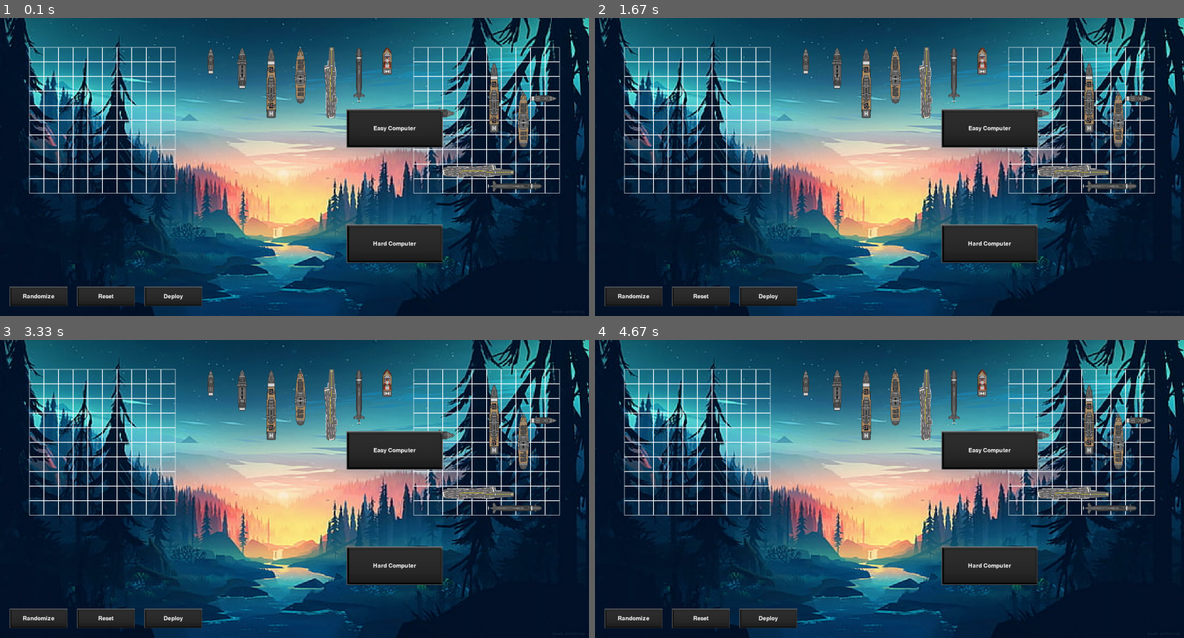
Above: before the commit, frames 1-4 (two rows, left to right).
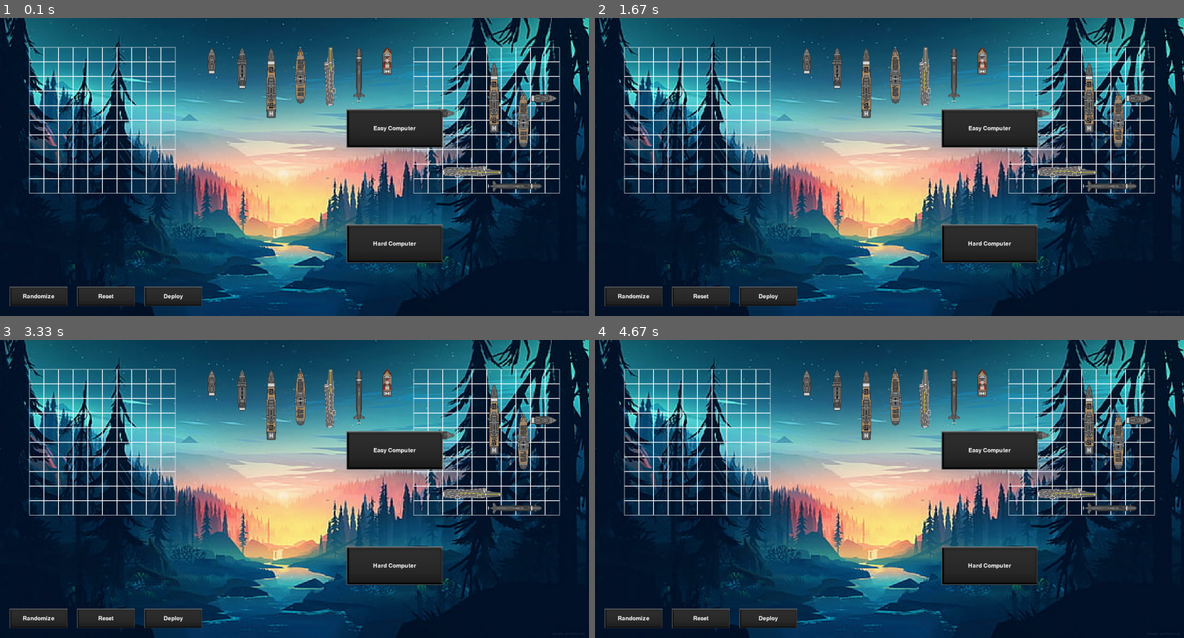
Above: after the commit, the same moments.

Repository: HoangDang119763/BattleShips_DHH_Python_Pygame
Game: pygame game, started from main.py
The game is run twice, just before and just after one commit, with the same random seed, the same clock (stepped at 60 frames per second) and the same inputs.
Inputs (mouse positions are in pixels of both pictures, inside the frame that each line leads up to):
- Up to frame 1 (0.1 s): no input
- Up to frame 2 (1.67 s): click "Deploy" at 0.38 s; click (895, 74) at 0.72 s; click (1107, 271) at 1.05 s; click (960, 193) at 1.38 s
- Up to frame 3 (3.33 s): click (82, 480) at 1.72 s; click (294, 524) at 2.05 s; click (447, 536) at 2.38 s; click (447, 462) at 2.72 s; click (477, 483) at 3.05 s
- Up to frame 4 (4.67 s): click (1013, 435) at 3.38 s; click (712, 387) at 3.72 s; click (748, 542) at 4.05 s; click (759, 435) at 4.38 s

The runs differ from the first frame. In frame 1, 0.7% of the frame differs, in the area x 35-95%, y 9-54%; in frame 2, 0.7%; in frame 3, 0.7%; in frame 4, 0.7%.

Commit message:
Fix update game logic - 1

Diff:
--- a/battle_ship_type_one.py
+++ b/battle_ship_type_one.py
@@ -27,13 +27,10 @@
             self.tokens = []
             self.status = True
         else:
-            self.numRows = 10
-            self.numColums = 10
-            cellSizeY = (SCREENHEIGHT // 2) // self.numRows
-            cellSizeX = (SCREENWIDTH // 2) // self.numColums
-            self.cellSize = cellSizeY
+            cellSizeY = (SCREENHEIGHT // 2) // 10
+            cellSizeX = (SCREENWIDTH // 2) // 10
             self.cellSize1 = cellSizeX
-            self.pos = (cellSizeX, cellSizeX)
+            super().__init__(10, 10, cellSizeY, (cellSizeX, cellSizeX))
             self.deployment = True
             self.scanner = False
             self.indnum = 0
@@ -135,14 +132,14 @@
                           (SCREENWIDTH // 2 - self.cellSize1 * 2, self.cellSize1), (30, self.cellSize * 3 - 5),
                           2, 'assets/images/ships/destroyer/destroyergun.png', (0.5, 0.15), [-0.52, 0.71]],
             'patrol boat': ['patrol boat', 'assets/images/ships/patrol boat/patrol boat.png',
-                            (SCREENWIDTH // 2 - self.cellSize1 * 3, self.cellSize1), (20, self.cellSize * 2 - 5),
+                            (SCREENWIDTH // 2 - self.cellSize1 * 3, self.cellSize1), (25, self.cellSize * 2 - 5),
                             0, '', None, None],
             'submarine': ['submarine', 'assets/images/ships/submarine/submarine.png',
                           (SCREENWIDTH // 2 + self.cellSize1 * 2, self.cellSize1), (30, 145),
                           1, 'assets/images/ships/submarine/submarinegun.png', (0.25, 0.125), [-0.45]],
             'carrier': ['carrier', 'assets/images/ships/carrier/carrier.png',
                         (SCREENWIDTH // 2 + self.cellSize1, self.cellSize1),
-                        (35, self.cellSize * 5 - 5),
+                        (30, self.cellSize * 4),
                         0, '', None, None],
             'rescue ship': ['rescue ship', 'assets/images/ships/rescue ship/rescue ship.png',
                             (SCREENWIDTH // 2 + self.cellSize1 * 3, self.cellSize1), (25, self.cellSize * 2 - 5),
@@ -259,12 +256,6 @@
                     validPosition = True
             placedShips.append(ship)
 
-    def delployment_phase(self, deployment):
-        if deployment:
-            return False
-        else:
-            return True
-
     def pick_random_ship_location(self, gameLogic):
         validChoice = False
         posX = None
@@ -282,21 +273,3 @@
         if deployment:
             flag = False
         return flag
-
-    # def start(self, window):
-    #     """"""
-    #
-    #     for ship in self.pFleet:
-    #         ship.draw(GAMESCREEN)
-    #         ship.snap_to_grid_edge(self.pGameGrid)
-    #         ship.snap_to_grid(self.pGameGrid, self.cellSize)
-    #
-    #     for ship in self.cFleet:
-    #         ship.draw(GAMESCREEN)
-    #         ship.snap_to_grid_edge(self.cGameGrid)
-    #         ship.snap_to_grid(self.cGameGrid, self.cellSize)
-    #
-    #     for button in self.button:
-    #         button.draw(GAMESCREEN)
-    #     #pygame.display.update()
-    #     """"""
--- a/battle_ships.py
+++ b/battle_ships.py
@@ -1,7 +1,8 @@
 from service import increase_animation_image
+from abc import ABC,abstractmethod
 
 
-class BattleShips:
+class BattleShips(ABC):
     pGameGrid = []
     pGameLogic = []
     cGameGrid = []
--- a/button.py
+++ b/button.py
@@ -39,7 +39,7 @@
             elif self.name == 'Reset':
                 self.reset_ships(game.pFleet, game.deployment)
             elif self.name == 'Deploy':
-                self.deployment_phase()
+                self.deployment_phase(game.deployment)
             elif self.name == 'Quit':
                 pass
             elif self.name == 'Redeploy':
@@ -58,8 +58,11 @@
                 ship.return_to_default_position()
 
 
-    def deployment_phase(self):
-        pass
+    def deployment_phase(self, deployment):
+        flag = True
+        if deployment:
+            flag = False
+        return flag
 
 
     def restart_the_game(self, game):
--- a/main.py
+++ b/main.py
@@ -9,6 +9,7 @@
 game = BattleShips_TypeOne()
 game.create_grid()
 game.create_fleet()
+game.create_logic()
 game.create_button()
 game.randomize_ship_positions(game.cFleet, game.cGameGrid)
 RUNGAME = True
@@ -20,18 +21,26 @@
             RUNGAME = False
         elif event.type == pygame.MOUSEBUTTONDOWN:
             if event.button == 1:
-                for ship in game.pFleet:
-                    if ship.rect.collidepoint(pygame.mouse.get_pos()):
-                        ship.active = True
-                        #game.sort_fleet(ship, game.pFleet)
-                        ship.select_ship_and_move(game.pFleet, game, GAMESCREEN)
+                if not game.deployment:
+                    for ship in game.pFleet:
+                        if ship.rect.collidepoint(pygame.mouse.get_pos()):
+                            ship.active = True
+                            #game.sort_fleet(ship, game.pFleet)
+                            ship.select_ship_and_move(game.pFleet, game, GAMESCREEN)
 
                 for button in game.button:
                     if button.rect.collidepoint(pygame.mouse.get_pos()):
                         button.action_on_press(game)
+                        if button.name == 'Deploy':
+                            status = button.deployment_phase(game.deployment)
+                            game.deployment = status
+                            print(game.deployment)
 
+            elif event.button == 2:
+                game.print_game_logic()
 
             elif event.button == 3:
+                if not game.deployment:
                     for ship in game.pFleet:
                         if ship.rect.collidepoint(pygame.mouse.get_pos()) and not ship.check_for_rotate_collisions(game.pFleet):
                             ship.rotate_ship(True)
--- a/service.py
+++ b/service.py
@@ -55,6 +55,8 @@
     game.show_ship_onscreen(GAMESCREEN, game.pFleet, game.pGameGrid)
     game.show_ship_onscreen(GAMESCREEN, game.cFleet, game.cGameGrid)
     game.show_button_onscreen(GAMESCREEN, game.button)
+    game.update_pgame_logic(game.pGameGrid, game.pFleet)
+    game.update_cgame_logic(game.cGameGrid, game.cFleet)
 
     pygame.display.update()
 
